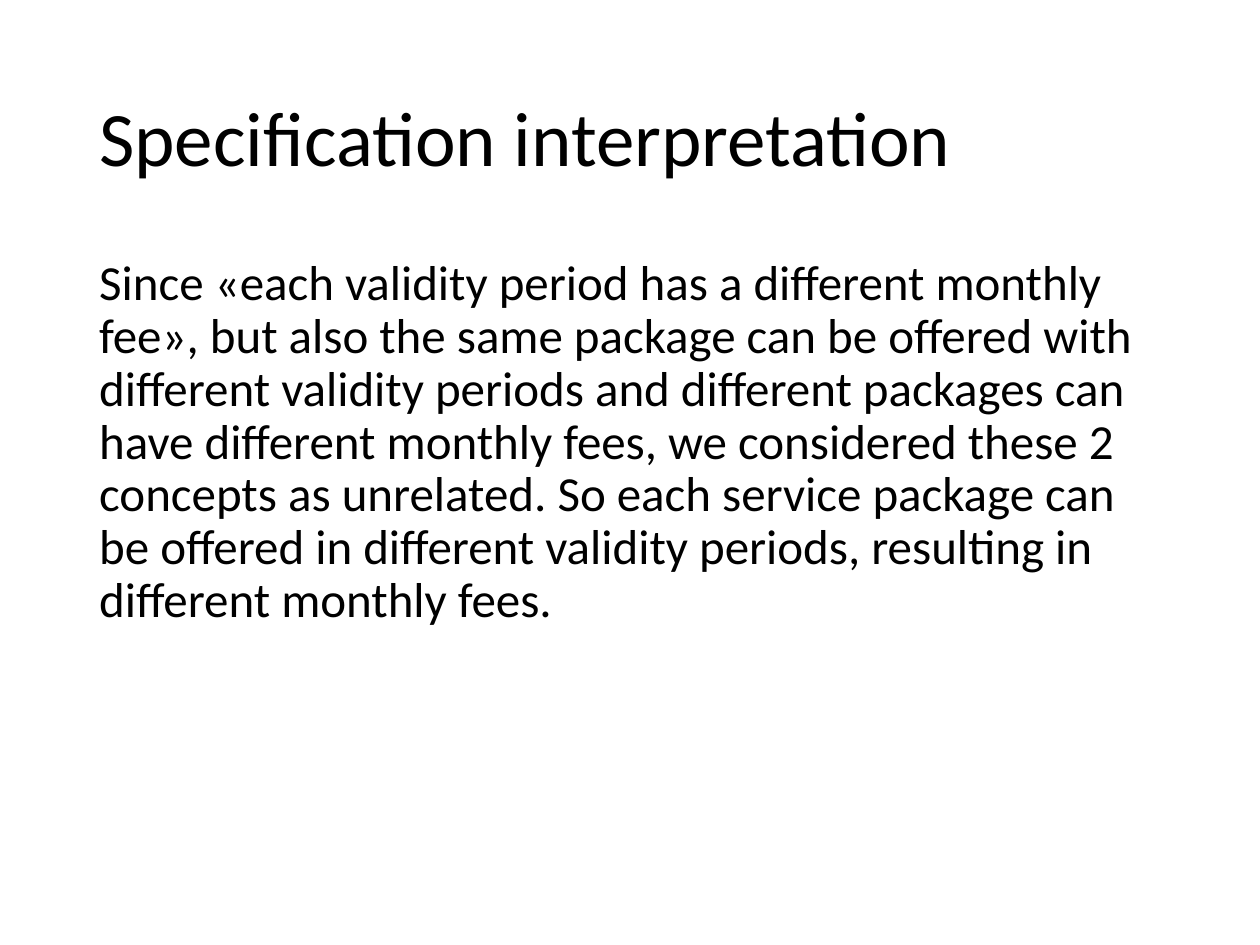
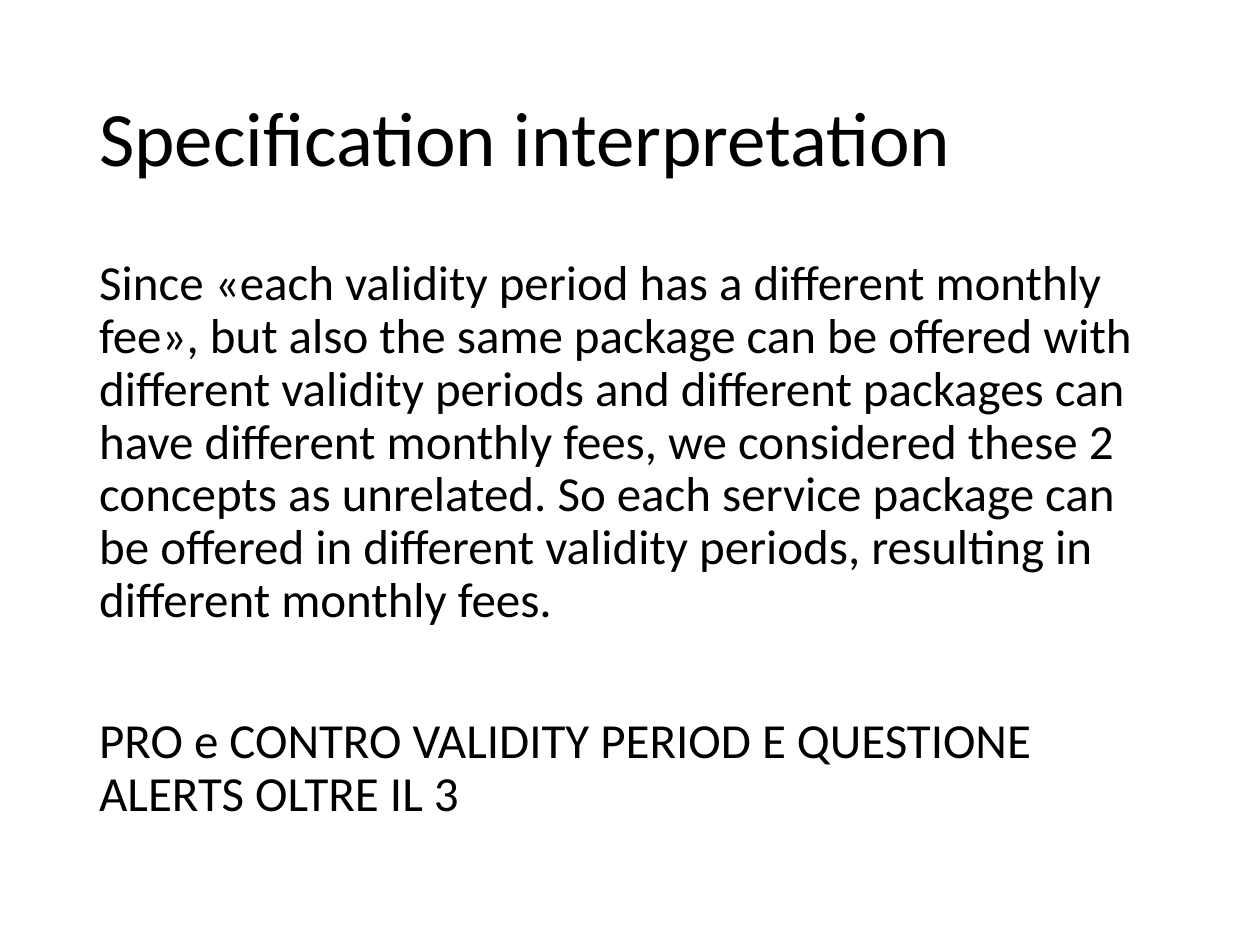
Before and after one commit to andrearestelli/db2-project, a slide deck: slide 5 of docs/documentation.pptx. Drawn at 1260x945 pixels with LibreOffice and Linux fonts; fonts in the diff are those of the drawing. Boxes give left, top, right and bottom in pixels: in the first picture for what was removed or moved away, otherwise in the second. Text is boxed around its words. In the diff, an @@ line names an element or a change of style, - is before the commit and + after.

```diff
--- a/docs/documentation.pptx
+++ b/docs/documentation.pptx
@@ text at box(99, 726, 1031, 812): paragraph added @@
+PRO e CONTRO VALIDITY PERIOD E QUESTIONE ALERTS OLTRE IL 3
```
Also in this commit, not shown: 3 other files.
